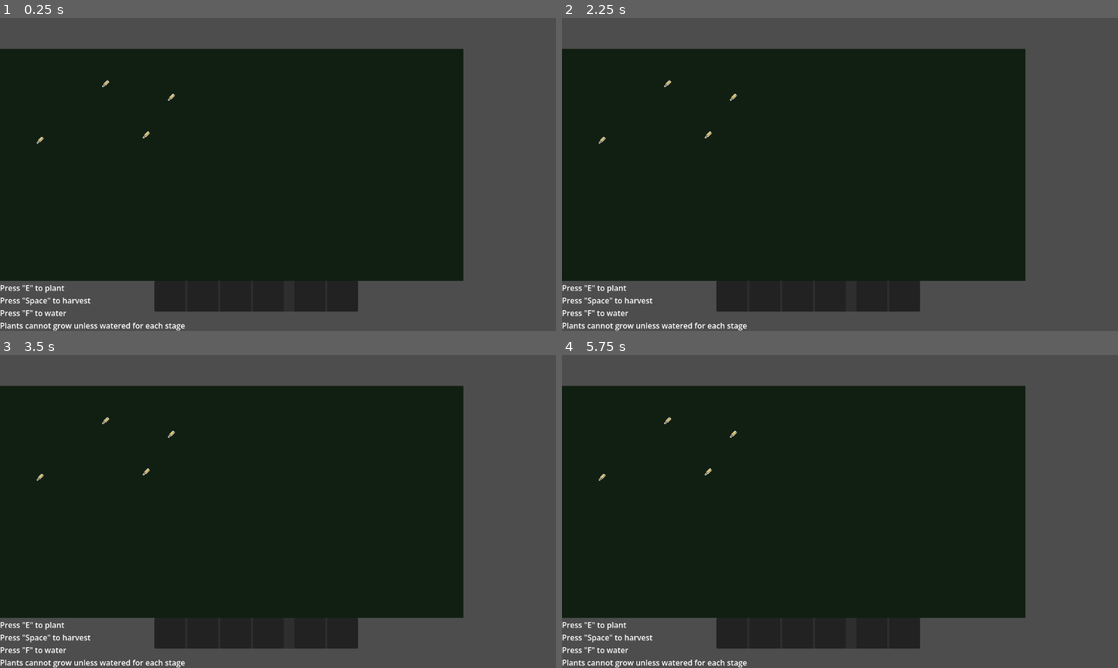
Above: before the commit, frames 1-4 (two rows, left to right).
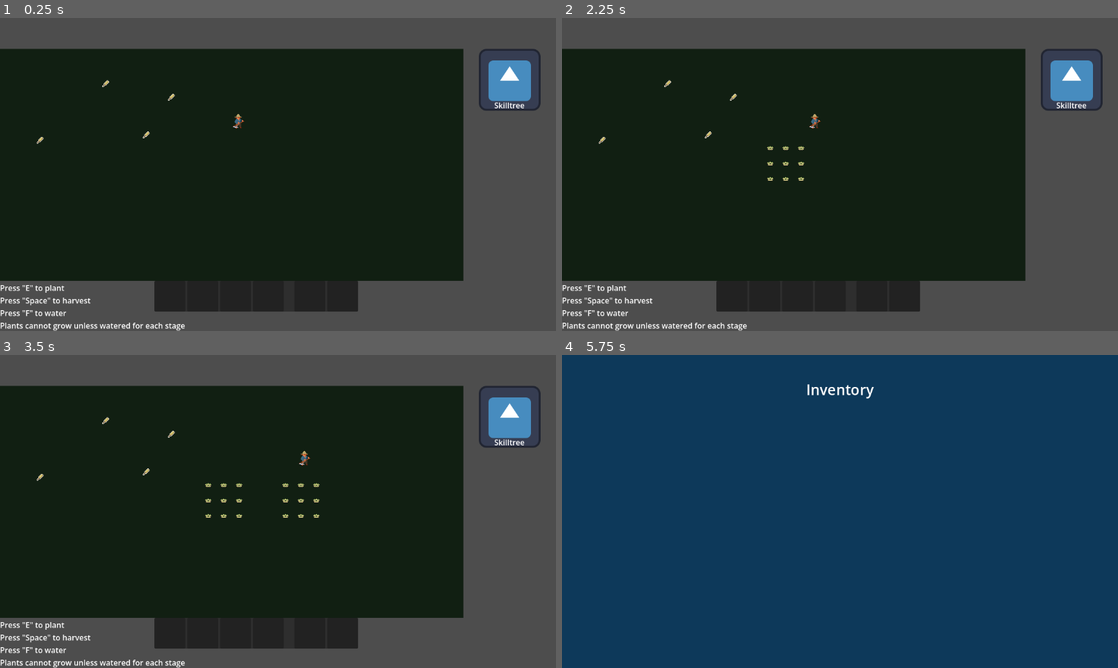
Above: after the commit, the same moments.

Repository: scumpiest/juniper-jam
Game: Godot game, scene res://scenes/main.tscn
Same seed, same stepped clock (60 frames per second), same inputs: the game is played once before the commit and once after it. The engine's default icon, where the game draws it, is replaced by a stand-in: a white triangle on a blue panel in a dark square.
Inputs (mouse positions are in pixels of both pictures, inside the frame that each line leads up to):
- Up to frame 1 (0.25 s): no input
- Up to frame 2 (2.25 s): click (1073, 80) at 0.5 s, where only the run after the commit has a clickable "Skilltree"; click (1095, 33) at 1.25 s, where only the run after the commit has a clickable "X"; tap E (plant_seeds) at 2 s; move the mouse to (962, 158) at 2.02 s; hold D (move_right) from 2.03 s (still down); hold Space (harvest) from 2.03 s (still down); click (962, 158) at 2.17 s
- Up to frame 3 (3.5 s): release D (move_right) at 2.75 s; release Space (harvest) at 2.75 s; tap E (plant_seeds) at 2.75 s; drag from (166, 527) to (105, 420) at 2.77 s
- Up to frame 4 (5.75 s): tap E (plant_seeds) at 3.5, 4.25, 5 s; move the mouse to (895, 442) at 3.52 s; hold D (move_right) 3.53-4.25 s; hold 1 (slot_1) 3.53-4.25 s; click (895, 442) at 3.67 s; drag from (812, 574) to (706, 470) at 4.27 s; move the mouse to (1006, 558) at 5.02 s; hold A (move_left) from 5.03 s (still down); hold Shift (spin) from 5.03 s (still down); click (1006, 558) at 5.17 s; tap Tab (inventory) at 5.65 s

The runs differ from the first frame. In frame 1, 1.4% of the frame differs, in the area x 41-98%, y 9-36%; in frame 2, 1.5%; in frame 3, 1.6%; in frame 4, 100%, in the area x 0-100%, y 0-100%.

Commit message:
feat: initial upgrade implementation

Diff:
--- /dev/null
+++ b/assets/shaders/water.tres
@@ -0,0 +1,3 @@
+[gd_resource type="ShaderMaterial" format=3 uid="uid://duvbt6l54ppog"]
+
+[resource]
--- a/globals/GlobalData.gd
+++ b/globals/GlobalData.gd
@@ -5,15 +5,19 @@
 var plant_selected: PlantResource
 var slot_1: PlantResource
 var slot_2: PlantResource
-var product_counts: Dictionary = {}
-var seed_counts: Dictionary = {}
+var product_counts: Dictionary = { }
+var seed_counts: Dictionary = { }
 var hotbar_slots: Array = [null, null, null, null]
 
-var player_node : Node = null
+var player_node: Node = null
 
 signal inventory_updated
+signal upgrades_changed
 
 const HOTBAR_ITEM_SLOTS := 4
+
+var _upgrade_modifiers: Dictionary = { }
+var _feature_unlocks: Dictionary = { }
 
 
 func _ready() -> void:
@@ -28,8 +32,10 @@
 	elif event.is_action_pressed("slot_2"):
 		plant_selected = slot_2
 
+
 func set_player_refrence(player):
 	player_node = player
+
 
 func add_product(product: ProductResource, amount: int = 1) -> void:
 	if product == null:
@@ -37,6 +43,7 @@
 	product_counts[product.id] = product_counts.get(product.id, 0) + amount
 	_add_to_hotbar(product)
 	inventory_updated.emit()
+
 
 func add_seed(seed_item: SeedResource, amount: int = 1) -> void:
 	if seed_item == null:
@@ -54,3 +61,22 @@
 		if hotbar_slots[i] == null:
 			hotbar_slots[i] = item
 			return
+
+
+func get_upgrade_modifier(type: Upgrade.Type) -> float:
+	return _upgrade_modifiers.get(type, 0.0)
+
+
+func is_feature_unlocked(type: Upgrade.Type) -> bool:
+	return _feature_unlocks.get(type, false)
+
+
+func apply_upgrade(upgrade: Upgrade) -> void:
+	if upgrade == null:
+		return
+	match upgrade.type:
+		Upgrade.Type.UNLOCK_CRAFTING, Upgrade.Type.UNLOCK_BREEDING:
+			_feature_unlocks[upgrade.type] = true
+		_:
+			_upgrade_modifiers[upgrade.type] = get_upgrade_modifier(upgrade.type) + upgrade.value
+	upgrades_changed.emit()
--- /dev/null
+++ b/globals/scene_manager.gd
@@ -0,0 +1,16 @@
+extends Node
+
+const MAIN := "res://scenes/main.tscn"
+const SKILLTREE := "res://scenes/UI/skilltree.tscn"
+
+
+func change_scene(path: String) -> void:
+	get_tree().change_scene_to_file(path)
+
+
+func go_to_main() -> void:
+	change_scene(MAIN)
+
+
+func go_to_skilltree() -> void:
+	change_scene(SKILLTREE)
--- a/project.godot
+++ b/project.godot
@@ -19,6 +19,7 @@
 
 PlantDatabase="*res://globals/plant_database.gd"
 GlobalData="*uid://cgv8ha88jr31u"
+SceneManager="*res://globals/scene_manager.gd"
 
 [display]
 
--- /dev/null
+++ b/resources/upgrade.gd
@@ -0,0 +1,25 @@
+class_name Upgrade
+extends Resource
+
+enum Type {
+	MOVE_SPEED,
+	SPIN_SPEED,
+	SPIN_DURATION,
+	SPIN_RECHARGE,
+	SPIN_RADIUS,
+	MAGNET_RADIUS,
+	WATER_HOLD,
+	UNLOCK_CRAFTING,
+	UNLOCK_BREEDING,
+	PRODUCT_YIELD,
+	SEED_YIELD,
+	FINAL_SPIN,
+}
+
+@export var type: Type = Type.MOVE_SPEED
+@export var value: float = 0.0
+@export var plant: PlantResource
+
+
+func apply() -> void:
+	GlobalData.apply_upgrade(self)
--- /dev/null
+++ b/resources/upgrade_requirement.gd
@@ -0,0 +1,35 @@
+class_name UpgradeRequirement
+extends Resource
+
+@export var required_nodes: Array[StringName] = []
+@export var product: ProductResource
+@export var product_amount: int = 0
+
+
+func is_met(node: UpgradeNode) -> bool:
+	if not _are_nodes_unlocked(node):
+		return false
+	if product != null and product_amount > 0:
+		if GlobalData.product_counts.get(product.id, 0) < product_amount:
+			return false
+	return true
+
+
+func consume() -> void:
+	if product != null and product_amount > 0:
+		var current: int = GlobalData.product_counts.get(product.id, 0) - product_amount
+		GlobalData.product_counts[product.id] = current
+	GlobalData.inventory_updated.emit()
+
+
+func _are_nodes_unlocked(node: UpgradeNode) -> bool:
+	if required_nodes.is_empty():
+		return true
+	var skill_nodes := node.get_parent()
+	if skill_nodes == null:
+		return false
+	for node_name: StringName in required_nodes:
+		var prereq: UpgradeNode = skill_nodes.get_node_or_null(String(node_name)) as UpgradeNode
+		if prereq == null or not prereq.is_unlocked:
+			return false
+	return true
--- a/scenes/Player/player.tscn
+++ b/scenes/Player/player.tscn
@@ -65,7 +65,6 @@
 [sub_resource type="CircleShape2D" id="CircleShape2D_xv227"]
 radius = 31.016125
 
-[node name="Player" type="CharacterBody2D" unique_id=2141744375 groups=["Player"]]
 [sub_resource type="Animation" id="Animation_spin_reset"]
 length = 0.001
 tracks/0/type = "value"
@@ -103,7 +102,7 @@
 &"spin": SubResource("Animation_spin")
 }
 
-[node name="Player" type="CharacterBody2D" unique_id=2141744375]
+[node name="Player" type="CharacterBody2D" unique_id=2141744375 groups=["Player"]]
 process_mode = 3
 collision_mask = 2
 script = ExtResource("1_g2els")
--- /dev/null
+++ b/scenes/UI/skilltree.gd
@@ -0,0 +1,21 @@
+extends Panel
+
+@onready var _close_button: Button = $CloseButton
+@onready var _skill_nodes: Control = $MarginContainer/ClipContainer/TreeCanvas/SkillNodes
+
+
+func _ready() -> void:
+	_close_button.pressed.connect(_on_close_pressed)
+	for child in _skill_nodes.get_children():
+		if child is UpgradeNode:
+			child.unlocked.connect(_on_node_unlocked)
+
+
+func _on_node_unlocked() -> void:
+	for child in _skill_nodes.get_children():
+		if child is UpgradeNode:
+			child.refresh_visual()
+
+
+func _on_close_pressed() -> void:
+	SceneManager.go_to_main()
--- a/scenes/UI/skilltree.tscn
+++ b/scenes/UI/skilltree.tscn
@@ -2,14 +2,31 @@
 
 [ext_resource type="PackedScene" uid="uid://3b1mocgiiua1" path="res://scenes/UI/upgrade_node.tscn" id="1_jeeb3"]
 [ext_resource type="Script" uid="uid://c4k8m2n7p1qwr" path="res://scenes/UI/tree_canvas.gd" id="2_tree_canvas"]
+[ext_resource type="Script" uid="uid://b7n3k8m2p4qws" path="res://scenes/UI/skilltree.gd" id="3_skilltree"]
+[ext_resource type="Script" path="res://resources/upgrade_requirement.gd" id="4_requirement"]
+[ext_resource type="Script" path="res://resources/upgrade.gd" id="5_upgrade"]
+
+[sub_resource type="Resource" id="Upgrade_hold"]
+script = ExtResource("5_upgrade")
+type = 7
+value = 1.0
+
+[sub_resource type="Resource" id="Requirement_seed1"]
+script = ExtResource("4_requirement")
+required_nodes = Array[StringName]([&"Hold"])
+
+[sub_resource type="Resource" id="Upgrade_seed1"]
+script = ExtResource("5_upgrade")
+type = 11
+value = 1.0
 
 [node name="Skilltree" type="Panel" unique_id=694997367]
 anchors_preset = 15
 anchor_right = 1.0
 anchor_bottom = 1.0
-offset_bottom = 504.0
 grow_horizontal = 2
 grow_vertical = 2
+script = ExtResource("3_skilltree")
 
 [node name="MarginContainer" type="MarginContainer" parent="." unique_id=104521792]
 layout_mode = 1
@@ -46,6 +63,7 @@
 [node name="Hold" parent="MarginContainer/ClipContainer/TreeCanvas/SkillNodes" unique_id=702462050 instance=ExtResource("1_jeeb3")]
 modulate = Color(0.7, 0.7, 0.7, 1)
 layout_mode = 0
+upgrade = SubResource("Upgrade_hold")
 anchors_preset = 0
 anchor_right = 0.0
 anchor_bottom = 0.0
@@ -59,6 +77,8 @@
 [node name="Seed1" parent="MarginContainer/ClipContainer/TreeCanvas/SkillNodes" unique_id=1544268831 instance=ExtResource("1_jeeb3")]
 modulate = Color(0.7, 0.7, 0.7, 1)
 layout_mode = 0
+requirement = SubResource("Requirement_seed1")
+upgrade = SubResource("Upgrade_seed1")
 anchors_preset = 0
 anchor_right = 0.0
 anchor_bottom = 0.0
@@ -367,3 +387,16 @@
 offset_bottom = 944.0
 grow_horizontal = 1
 grow_vertical = 1
+
+[node name="CloseButton" type="Button" parent="." unique_id=-1447773646]
+z_index = 1
+layout_mode = 1
+anchors_preset = 1
+anchor_left = 1.0
+anchor_right = 1.0
+offset_left = -64.0
+offset_top = 16.0
+offset_right = -24.0
+offset_bottom = 48.0
+grow_horizontal = 0
+text = "X"
--- a/scenes/UI/tree_canvas.gd
+++ b/scenes/UI/tree_canvas.gd
@@ -4,6 +4,7 @@
 @export var max_zoom: float = 2.5
 @export var zoom_step: float = 1.1
 @export var initial_zoom: float = 2.0
+@export var offset_y: float = 750.0
 
 var _dragging := false
 var _drag_start := Vector2.ZERO
@@ -21,7 +22,7 @@
 	if viewport == null:
 		return
 	var content_size := size * scale
-	position = (viewport.size - content_size) / 2.0
+	position = (viewport.size - content_size) / 2.0 + Vector2(0, offset_y)
 
 
 func _gui_input(event: InputEvent) -> void:
--- a/scenes/UI/upgrade_node.gd
+++ b/scenes/UI/upgrade_node.gd
@@ -1,9 +1,11 @@
+class_name UpgradeNode
 extends PanelContainer
 
 signal unlocked
 signal unlock_failed
 
-@export var prerequisites_met: bool = false
+@export var requirement: UpgradeRequirement
+@export var upgrade: Upgrade
 @export var is_unlocked: bool = false
 
 @onready var _animation_player: AnimationPlayer = $AnimationPlayer
@@ -25,7 +27,11 @@
 	if is_unlocked:
 		return true
 	if _can_unlock():
+		if requirement != null:
+			requirement.consume()
 		is_unlocked = true
+		if upgrade != null:
+			upgrade.apply()
 		_animation_player.play(&"unlock_success")
 		unlocked.emit()
 		return true
@@ -35,12 +41,19 @@
 
 
 func _can_unlock() -> bool:
-	var is_prerequisites_met = randi() % 2 == 0
-	return is_prerequisites_met
+	if requirement == null:
+		return true
+	return requirement.is_met(self)
+
+
+func refresh_visual() -> void:
+	_apply_locked_visual()
 
 
 func _apply_locked_visual() -> void:
-	if not is_unlocked:
+	if is_unlocked:
+		modulate = Color.WHITE
+	else:
 		modulate = Color(0.7, 0.7, 0.7, 1.0)
 
 
--- /dev/null
+++ b/scenes/main.gd
@@ -0,0 +1,5 @@
+extends Node2D
+
+
+func _on_skilltree_button_pressed() -> void:
+	SceneManager.go_to_skilltree()
--- a/scenes/main.tscn
+++ b/scenes/main.tscn
@@ -7,6 +7,8 @@
 [ext_resource type="PackedScene" uid="uid://b6imc1i5sl1" path="res://scenes/Player/player.tscn" id="5_tbgi4"]
 [ext_resource type="PackedScene" uid="uid://d4nkaow8q86gb" path="res://scenes/UI/hotbar.tscn" id="6_tefeu"]
 [ext_resource type="PackedScene" uid="uid://c8dropitem001" path="res://scenes/dropped_item/dropped_item.tscn" id="7_o6xl0"]
+[ext_resource type="Texture2D" uid="uid://bftxmutko7kwi" path="res://icon.svg" id="9_choun"]
+[ext_resource type="Script" uid="uid://d8k2m5n9p3qxt" path="res://scenes/main.gd" id="10_main"]
 
 [sub_resource type="TileSetAtlasSource" id="TileSetAtlasSource_tbgi4"]
 texture = ExtResource("1_sugp2")
@@ -83,6 +85,7 @@
 sources/0 = SubResource("TileSetAtlasSource_tbgi4")
 
 [node name="Main" type="Node2D" unique_id=1293231205]
+script = ExtResource("10_main")
 
 [node name="GroundArea" type="TileMapLayer" parent="." unique_id=1710577862]
 position = Vector2(0, 64)
@@ -121,6 +124,26 @@
 offset_right = 161.39197
 offset_bottom = -40.0
 
+[node name="SkilltreeButton" type="TextureButton" parent="CanvasLayer" unique_id=1873352984]
+offset_left = 992.0
+offset_top = 64.0
+offset_right = 1120.0
+offset_bottom = 192.0
+texture_normal = ExtResource("9_choun")
+
+[node name="Label2" type="Label" parent="CanvasLayer/SkilltreeButton" unique_id=1262678170]
+layout_mode = 1
+anchors_preset = 12
+anchor_top = 1.0
+anchor_right = 1.0
+anchor_bottom = 1.0
+offset_left = 32.0
+offset_right = -32.0
+offset_bottom = 23.0
+grow_horizontal = 2
+grow_vertical = 0
+text = "Skilltree"
+
 [node name="DroppedItem" parent="." unique_id=1370121672 instance=ExtResource("7_o6xl0")]
 position = Vector2(219, 136)
 
@@ -132,3 +155,5 @@
 
 [node name="DroppedItem4" parent="." unique_id=1226943668 instance=ExtResource("7_o6xl0")]
 position = Vector2(355, 164)
+
+[connection signal="pressed" from="CanvasLayer/SkilltreeButton" to="." method="_on_skilltree_button_pressed"]
Not shown, added: globals/scene_manager.gd.uid
Not shown, added: resources/upgrade.gd.uid
Not shown, added: resources/upgrade_requirement.gd.uid
Not shown, added: scenes/UI/skilltree.gd.uid
Not shown, added: scenes/main.gd.uid
Not shown, removed: scenes/Player/player.tscn4047999316.tmp
